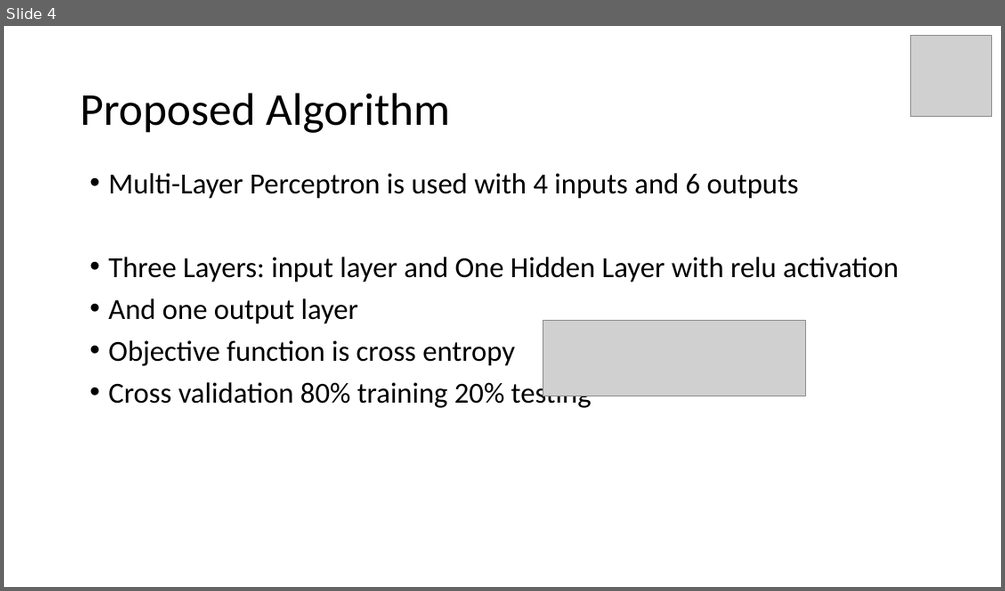
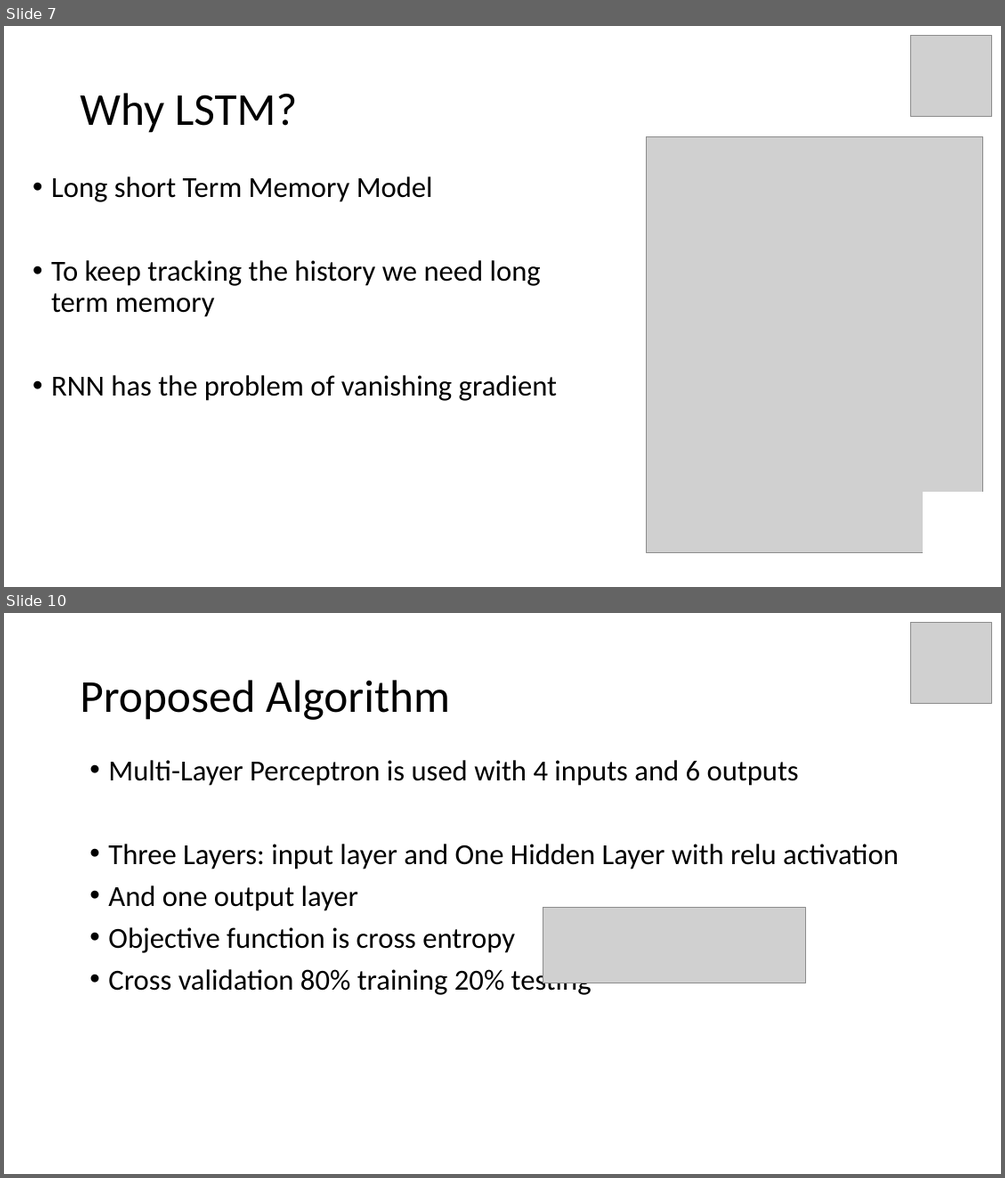
Before and after one commit to Mohamedsaied8/Connected_Vehicles, a slide deck: Connected Vehicles.pptx. Shown one above the other, each under a label of ours: slide 4 before the commit, slides 7 and 10 after it; the slides between them are not shown. The pictures are 1005x591 and 1005x1178 pixels, drawn with LibreOffice and Linux fonts; fonts in the diff are those of the drawing; grey boxes stand for pictures. Boxes give left, top, right and bottom in pixels: in the first picture for what was removed or moved away, otherwise in the second. Text is boxed around its words. In the diff, an @@ line names an element or a change of style, - is before the commit and + after.

```diff
--- a/Connected Vehicles.pptx
+++ b/Connected Vehicles.pptx
@@ slide 7 added at box(4, 26, 1001, 587), background #FFFFFF @@
@@ picture added at box(910, 35, 991, 116) @@
@@ title added at box(80, 93, 297, 133), 44 pt, text #000000 @@
+Why LSTM?
@@ picture added at box(647, 136, 984, 552) @@
@@ text added at box(51, 176, 557, 401), 28 pt, text #000000 @@
+• Long short Term Memory Model
+• To keep tracking the history we need long term memory
+• RNN has the problem of vanishing gradient
@@ rectangle added at box(923, 491, 983, 553), fill #FFFFFF, outline #FFFFFF 1 pt @@
@@ what was slide 4 is now slide 10 @@
```
Also in this commit, not shown: 2 slides changed, 6 other slides added, 4 other files.
